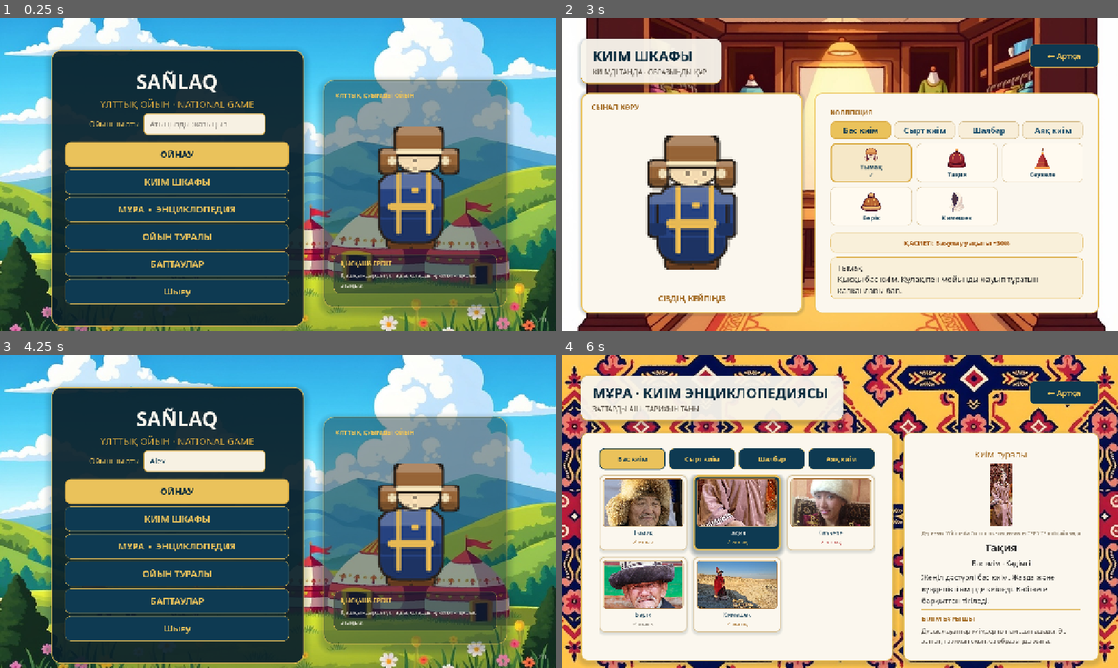
Above: before the commit, frames 1-4 (two rows, left to right).
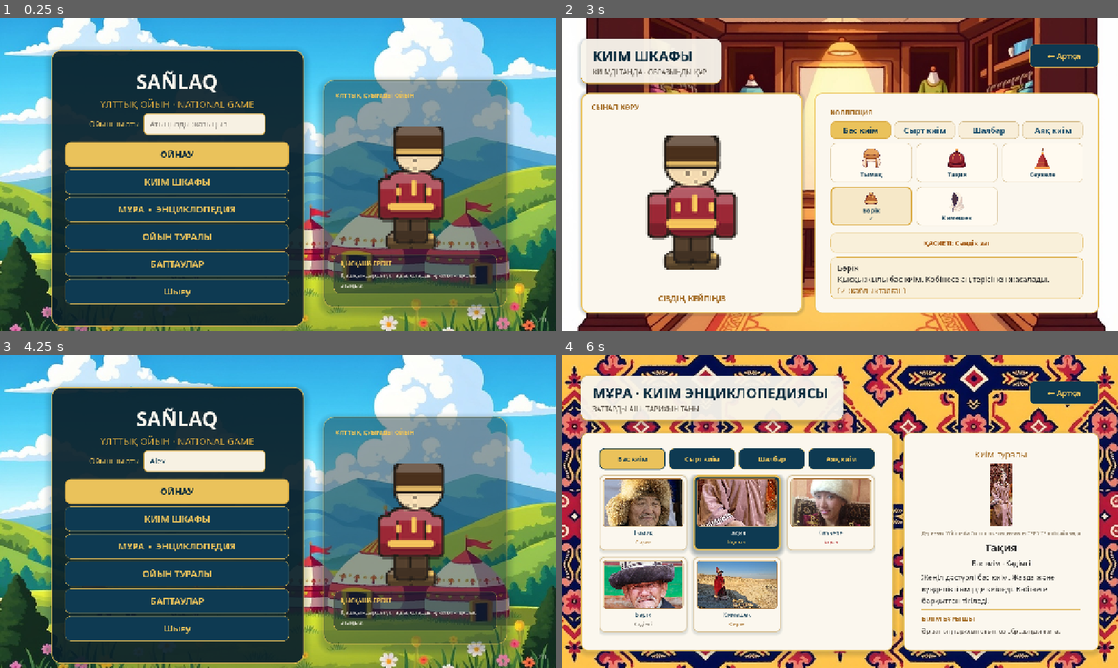
Above: after the commit, the same moments.

Repository: mmeirbek/sanlaq
Game: Godot game, scene res://scenes/ui/main_menu.tscn
Two runs of this game, one before a commit and one after it. Both use one fixed random seed, a clock stepped at 60 frames per second and the inputs below. Sound files missing from this copy of the repository are replaced by a short silence.
Inputs (mouse positions are in pixels of both pictures, inside the frame that each line leads up to):
- Up to frame 1 (0.25 s): no input
- Up to frame 2 (3 s): click (767, 124) at 0.52 s; type "Alex" at 0.6 s; click "ОЙНАУ" at 1.25 s; click "← Артқа" at 2 s; click "КИІМ ШКАФЫ" at 2.75 s
- Up to frame 3 (4.25 s): click "← Артқа" at 3.5 s
- Up to frame 4 (6 s): click "МҰРА · ЭНЦИКЛОПЕДИЯ" at 4.25 s; click (645, 511) at 5.02 s; click (734, 511) at 5.77 s

The runs differ from the first frame. In frame 1, 3.5% of the frame differs, in the area x 68-83%, y 34-72%; in frame 2, 8.9%, in the area x 15-88%, y 37-88%; in frame 3, 3.5%; in frame 4, 4.3%.

Commit message:
Убрать систему разблокировки одежды: вся одежда открыта
Решение команды — вся одежда доступна сразу. Фактически так уже было:
_unlock_all_clothing() открывал всё при каждом запуске, и интерфейс
«закрытых» предметов был недостижим. Теперь нет и самой системы:

- SaveManager: без unlocked_clothing/is_unlocked/unlock_item и
  _unlock_defaults/_equip_defaults. Стартовый образ задан явно
  (STARTER_OUTFIT: бөрік, камзол, шалбар, кебіс) — раньше он зависел от
  порядка файлов в папке, а он разный на Windows, Linux и в Web-сборке;
- MatchManager: без item_unlocked и записи «открыто» после ответа;
- энциклопедия и шкаф: без серых/закрытых карточек; вместо «✓ ашық»
  на карточке подписана редкость;
- ClothingItem и data/clothing: без unlock_by_default/unlock_condition;
- тексты (kk/en): удалены 6 строк про разблокировку, в правилах
  Соқыртеке и подсказке энциклопедии убрано «одежда открывается».

Озвучку правил Соқыртеке (assets/audio/voice/*/sokyroteke_03.wav)
нужно перегенерировать на macOS: tools/generate_voice_lines.py.

Co-Authored-By: Claude Opus 5.5 <noreply@anthropic.com>

Diff:
--- a/assets/i18n/ui_strings.csv
+++ b/assets/i18n/ui_strings.csv
@@ -20,7 +20,7 @@
 ДЫБЫС ПЕН ОЙЫНШЫ ПРОФИЛІ,ДЫБЫС ПЕН ОЙЫНШЫ ПРОФИЛІ,SOUND & PLAYER PROFILE
 ДЫБЫС ӘСЕРЛЕРІ,ДЫБЫС ӘСЕРЛЕРІ,SOUND EFFECTS
 Дереккөз: Wikimedia Commons,Дереккөз: Wikimedia Commons,Source: Wikimedia Commons
-"Дұрыс жауаптар киімдер топтамасын ашады. Әр заттың тарихын оқып, өз образыңды жина.","Дұрыс жауаптар киімдер топтамасын ашады. Әр заттың тарихын оқып, өз образыңды жина.",Correct answers unlock the clothing collection. Read each item's history and build your own look.
+"Әр заттың тарихын оқып, өз образыңды жина.","Әр заттың тарихын оқып, өз образыңды жина.",Read each item's history and build your own look.
 ЗАТТАРДЫ АШ · ТАРИХЫН ТАНЫ,ЗАТТАРДЫ АШ · ТАРИХЫН ТАНЫ,UNLOCK ITEMS · LEARN THEIR HISTORY
 КИІМ ШКАФЫ,КИІМ ШКАФЫ,WARDROBE
 КИІМДІ ТАҢДА · ОБРАЗЫҢДЫ ҚҰР,КИІМДІ ТАҢДА · ОБРАЗЫҢДЫ ҚҰР,CHOOSE CLOTHING · BUILD YOUR LOOK
@@ -77,19 +77,11 @@
 Ойыннан шығасыз ба?,Ойыннан шығасыз ба?,Exit the game?
 Аяқ киім,Аяқ киім,Footwear
 Аңыз,Аңыз,Legendary
-"Бұл киім әлі ашылған жоқ. Дұрыс жауап беріп, квизде ашыңыз.","Бұл киім әлі ашылған жоқ. Дұрыс жауап беріп, квизде ашыңыз.",This clothing item hasn't been unlocked yet. Answer correctly in the quiz to unlock it.
 Дереккөз: Wikimedia Commons · лицензиясы CREDITS.md файлында,Дереккөз: Wikimedia Commons · лицензиясы CREDITS.md файлында,Source: Wikimedia Commons · license in CREDITS.md
-Жабық киім,Жабық киім,Locked item
 Кәдімгі,Кәдімгі,Common
 Сирек,Сирек,Rare
 Сырт киім,Сырт киім,Outerwear
 Шалбар,Шалбар,Pants
-жабық · квизде аш,жабық · квизде аш,locked · unlock in quiz
-✓ ашық,✓ ашық,✓ unlocked
-"%s
-🔒 Жабық","%s
-🔒 Жабық","%s
-🔒 Locked"
 [color=#a36b24](✓ жабдықталған)[/color],[color=#a36b24](✓ жабдықталған)[/color],[color=#a36b24](✓ equipped)[/color]
 Баяулау уақыты −30%,Баяулау уақыты −30%,Slow duration −30%
 Киім санатын ашу · Open category,Киім санатын ашу · Open category,Open clothing category
@@ -110,7 +102,6 @@
 «%s» қателесті — қашып кеттіңіз!,«%s» қателесті — қашып кеттіңіз!,«%s» guessed wrong — you got away!
 «%s» ұсталды!,«%s» ұсталды!,«%s» was caught!
 «%s» — Соқыртеке! Қашыңыз!,«%s» — Соқыртеке! Қашыңыз!,«%s» is the Sokyroteke! Run!
-Ашылды: %s!,Ашылды: %s!,Unlocked: %s!
 ЖЕҢІС: Соқыртеке!,ЖЕҢІС: Соқыртеке!,VICTORY: Sokyroteke!
 ЖЕҢІС: Қашушылар!,ЖЕҢІС: Қашушылар!,VICTORY: Runners!
 МАҚСАТ: %.0f СЕКУНД АМАН ҚАЛ,МАҚСАТ: %.0f СЕКУНД АМАН ҚАЛ,OBJECTIVE: SURVIVE %.0f SECONDS
@@ -230,7 +221,7 @@
 Дыбыстық сүйемелдеу,Дыбыстық сүйемелдеу,Play narration
 "Соқыртекенің көзі байлаулы: жарық шеңберінен тыс қашушыларды көрмейді, тек дыбысты естиді.","Соқыртекенің көзі байлаулы: жарық шеңберінен тыс қашушыларды көрмейді, тек дыбысты естиді.",The blind goat's eyes are covered: it cannot see runners outside the ring of light and only hears them.
 Қашушыны қуып жетіп ұстаңыз. Ұстаған сәтте оның үстіндегі киімді суреттен тану керек.,Қашушыны қуып жетіп ұстаңыз. Ұстаған сәтте оның үстіндегі киімді суреттен тану керек.,Chase a runner down and tag them. At the moment of the tag you must identify the clothing they are wearing from a picture.
-"Дұрыс жауап — ойыншы ойыннан шығады, ал сол киім гардеробтан ашылады. Қате жауап — бес секунд баяулау.","Дұрыс жауап — ойыншы ойыннан шығады, ал сол киім гардеробтан ашылады. Қате жауап — бес секунд баяулау.",A correct answer knocks that player out and unlocks the item in your wardrobe. A wrong answer slows you down for five seconds.
+Дұрыс жауап — ойыншы ойыннан шығады. Қате жауап — бес секунд баяулау.,Дұрыс жауап — ойыншы ойыннан шығады. Қате жауап — бес секунд баяулау.,A correct answer knocks that player out. A wrong answer slows you down for five seconds.
 "Су бәрін баяулатады, киіз үй ішіне кіріп жасырынуға болады. Тоқсан секунд ішінде бәрін ұстаңыз.","Су бәрін баяулатады, киіз үй ішіне кіріп жасырынуға болады. Тоқсан секунд ішінде бәрін ұстаңыз.","Water slows everyone down, and you can hide inside a yurt. Catch them all within ninety seconds."
 "Ұлттық киім атауларын танып, есте сақтауға үйретеді.","Ұлттық киім атауларын танып, есте сақтауға үйретеді.",Teaches you to recognise and remember the names of traditional clothing.
 Кеңістікте бағдарлау мен жылдам шешім қабылдауды жаттықтырады.,Кеңістікте бағдарлау мен жылдам шешім қабылдауды жаттықтырады.,Trains spatial awareness and fast decision-making.
--- a/autoload/save_manager.gd
+++ b/autoload/save_manager.gd
@@ -1,9 +1,16 @@
 extends Node
 
 const SAVE_PATH := "user://save_data.json"
+## Образ нового игрока. Если такого предмета нет в data/clothing, слот получает
+## первый предмет из реестра.
+const STARTER_OUTFIT := {
+	ClothingItem.SlotType.HEAD: "head_borik_01",
+	ClothingItem.SlotType.TORSO: "torso_kamzol_01",
+	ClothingItem.SlotType.PANTS: "pants_shalbar_01",
+	ClothingItem.SlotType.SHOES: "shoes_kebis_01",
+}
 
 var nickname: String = ""
-var unlocked_clothing: Array[String] = []
 var equipped: Dictionary = {}
 var cloth_pool: Array[String] = []
 var settings: Dictionary = {}
@@ -13,7 +20,6 @@
 	# Тесты идут на чистом профиле, как в CI, и не портят сохранение игрока.
 	if not RunContext.is_headless():
 		_load_from_disk()
-	_unlock_all_clothing()
 	_ensure_equipped_outfit()
 
 func get_equipped(slot_type: ClothingItem.SlotType) -> String:
@@ -23,35 +29,17 @@
 	equipped[slot_type] = item_id
 	_save_to_disk()
 
-func is_unlocked(item_id: String) -> bool:
-	return item_id in unlocked_clothing
-
 func is_equipped(item_id: String) -> bool:
 	for slot in equipped.values():
 		if slot == item_id:
 			return true
 	return false
 
-func unlock_item(item_id: String) -> void:
-	if not is_unlocked(item_id):
-		unlocked_clothing.append(item_id)
-		_save_to_disk()
-
 func get_random_pool_item(slot_type: ClothingItem.SlotType) -> ClothingItem:
 	var items := AssetRegistry.get_clothing(slot_type)
 	if items.is_empty():
 		return null
-	var unlocked: Array[ClothingItem] = []
-	for item in items:
-		if is_unlocked(item.id):
-			unlocked.append(item)
-	if unlocked.is_empty():
-		for item in items:
-			if item.unlock_by_default:
-				unlocked.append(item)
-		if unlocked.is_empty():
-			return null
-	return unlocked[randi() % unlocked.size()]
+	return items[randi() % items.size()]
 
 func equip_random_outfit() -> void:
 	for slot in [ClothingItem.SlotType.HEAD, ClothingItem.SlotType.TORSO, ClothingItem.SlotType.PANTS, ClothingItem.SlotType.SHOES]:
@@ -71,7 +59,6 @@
 		return
 	var data := {
 		nickname = nickname,
-		unlocked_clothing = unlocked_clothing,
 		equipped = _dict_to_string_keys(equipped),
 		cloth_pool = cloth_pool,
 		settings = settings,
@@ -84,8 +71,6 @@
 
 func _load_from_disk() -> void:
 	if not FileAccess.file_exists(SAVE_PATH):
-		_unlock_defaults()
-		_equip_defaults()
 		return
 
 	var file := FileAccess.open(SAVE_PATH, FileAccess.READ)
@@ -98,60 +83,36 @@
 
 	if err != OK:
 		push_warning("SaveManager: corrupted save, resetting")
-		_unlock_defaults()
-		_equip_defaults()
 		return
 
 	var data: Variant = json.get_data()
 	if not data is Dictionary:
-		_unlock_defaults()
-		_equip_defaults()
 		return
 
 	nickname = data.get("nickname", "")
-	unlocked_clothing = _array_string(data.get("unlocked_clothing"))
 	equipped = _dict_int_keys(data.get("equipped", {}))
 	cloth_pool = _array_string(data.get("cloth_pool", []))
 	settings = data.get("settings", {})
 	career = data.get("career", career)
 
-	if unlocked_clothing.is_empty():
-		_unlock_defaults()
-	if equipped.is_empty():
-		_equip_defaults()
-
-func _unlock_defaults() -> void:
-	for item in AssetRegistry.clothing_items:
-		if item.unlock_by_default:
-			if not is_unlocked(item.id):
-				unlocked_clothing.append(item.id)
-
-func _unlock_all_clothing() -> void:
-	var changed := false
-	for item in AssetRegistry.clothing_items:
-		if not is_unlocked(item.id):
-			unlocked_clothing.append(item.id)
-			changed = true
-	if changed:
-		_save_to_disk()
-
+## Заполняет пустые слоты и слоты с удалёнными предметами стартовым образом.
 func _ensure_equipped_outfit() -> void:
 	var changed := false
 	for slot in ClothingItem.SlotType.values():
 		var equipped_id: String = equipped.get(slot, "")
-		if AssetRegistry.get_clothing_by_id(equipped_id) == null:
-			var items := AssetRegistry.get_clothing(slot as ClothingItem.SlotType)
-			if not items.is_empty():
-				equipped[slot] = items[0].id
-				changed = true
+		if AssetRegistry.get_clothing_by_id(equipped_id) != null:
+			continue
+		var starter: String = STARTER_OUTFIT.get(slot, "")
+		if AssetRegistry.get_clothing_by_id(starter) != null:
+			equipped[slot] = starter
+			changed = true
+			continue
+		var items := AssetRegistry.get_clothing(slot as ClothingItem.SlotType)
+		if not items.is_empty():
+			equipped[slot] = items[0].id
+			changed = true
 	if changed:
 		_save_to_disk()
-
-func _equip_defaults() -> void:
-	if equipped.is_empty():
-		for item in AssetRegistry.clothing_items:
-			if item.unlock_by_default and not equipped.has(item.slot_type):
-				set_equipped(item.slot_type, item.id)
 
 func _array_string(arr) -> Array[String]:
 	var out: Array[String] = []
@@ -192,12 +153,10 @@
 	return career.duplicate()
 
 func reset_all() -> void:
-	unlocked_clothing.clear()
 	equipped.clear()
 	cloth_pool.clear()
 	nickname = ""
 	settings.clear()
 	career = {"wins": 0, "streak": 0, "best_streak": 0, "knowledge": 0}
-	_unlock_all_clothing()
-	_equip_defaults()
+	_ensure_equipped_outfit()
 	_save_to_disk()
--- a/data/briefings/brief_sokyroteke.tres
+++ b/data/briefings/brief_sokyroteke.tres
@@ -10,7 +10,7 @@
 how_to_play = Array[String]([
 "Соқыртекенің көзі байлаулы: жарық шеңберінен тыс қашушыларды көрмейді, тек дыбысты естиді.",
 "Қашушыны қуып жетіп ұстаңыз. Ұстаған сәтте оның үстіндегі киімді суреттен тану керек.",
-"Дұрыс жауап — ойыншы ойыннан шығады, ал сол киім гардеробтан ашылады. Қате жауап — бес секунд баяулау.",
+"Дұрыс жауап — ойыншы ойыннан шығады. Қате жауап — бес секунд баяулау.",
 "Су бәрін баяулатады, киіз үй ішіне кіріп жасырынуға болады. Тоқсан секунд ішінде бәрін ұстаңыз."
 ])
 skills = Array[String]([
--- a/data/clothing/head_borik_01.tres
+++ b/data/clothing/head_borik_01.tres
@@ -12,7 +12,6 @@
 desc_en = "Warm winter hat. Often made of fur."
 color = Color(0.25, 0.2, 0.1, 1)
 rarity = 0
-unlock_by_default = true
 wrong_answers_kz = Array[String](["Тақия", "Тымақ", "Кимешек"])
 wrong_answers_en = Array[String](["Takiya", "Tymaq", "Kimeshek"])
 texture_path = "res://assets/character/head/head_borik_01.png"
--- a/data/clothing/head_kimeshek_01.tres
+++ b/data/clothing/head_kimeshek_01.tres
@@ -12,7 +12,6 @@
 desc_en = "White fabric headdress of married women. Covers head and neck."
 color = Color(0.9, 0.9, 0.9, 1)
 rarity = 1
-unlock_by_default = false
 wrong_answers_kz = Array[String](["Сәукеле", "Тақия", "Бөрік"])
 wrong_answers_en = Array[String](["Saukele", "Takiya", "Borik"])
 texture_path = "res://assets/character/head/head_kimeshek_01.png"
--- a/data/clothing/head_saukele_01.tres
+++ b/data/clothing/head_saukele_01.tres
@@ -12,7 +12,6 @@
 desc_en = "Tall cone-shaped bridal headdress. Decorated with gold and silver ornaments."
 color = Color(0.9, 0.15, 0.2, 1)
 rarity = 2
-unlock_by_default = false
 wrong_answers_kz = Array[String](["Тақия", "Кимешек", "Тымақ"])
 wrong_answers_en = Array[String](["Takiya", "Kimeshek", "Tymaq"])
 texture_path = "res://assets/character/head/head_saukele_01.png"
--- a/data/clothing/head_takiya_01.tres
+++ b/data/clothing/head_takiya_01.tres
@@ -12,7 +12,6 @@
 desc_en = "Light traditional skullcap. Worn in summer and daily life. Often made of velvet."
 color = Color(0.6, 0.15, 0.15, 1)
 rarity = 0
-unlock_by_default = true
 wrong_answers_kz = Array[String](["Тымақ", "Сәукеле", "Бөрік"])
 wrong_answers_en = Array[String](["Tymaq", "Saukele", "Borik"])
 texture_path = "res://assets/character/head/head_takiya_01.png"
--- a/data/clothing/head_tymaq_01.tres
+++ b/data/clothing/head_tymaq_01.tres
@@ -12,7 +12,6 @@
 desc_en = "Winter hat with flaps covering ears and neck."
 color = Color(0.5, 0.35, 0.2, 1)
 rarity = 1
-unlock_by_default = true
 wrong_answers_kz = Array[String](["Тақия", "Бөрік", "Сәукеле"])
 wrong_answers_en = Array[String](["Takiya", "Borik", "Saukele"])
 texture_path = "res://assets/character/head/head_tymaq_01.png"
--- a/data/clothing/pants_shalbar_01.tres
+++ b/data/clothing/pants_shalbar_01.tres
@@ -12,7 +12,6 @@
 desc_en = "Traditional Kazakh pants. Wide, comfortable cut."
 color = Color(0.25, 0.2, 0.15, 1)
 rarity = 0
-unlock_by_default = true
 wrong_answers_kz = Array[String](["Мәсі", "Шапан", "Кебіс"])
 wrong_answers_en = Array[String](["Masi", "Shapan", "Kebis"])
 texture_path = "res://assets/character/pants/pants_shalbar_01.png"
--- a/data/clothing/pants_shalbar_decorated_01.tres
+++ b/data/clothing/pants_shalbar_decorated_01.tres
@@ -12,7 +12,6 @@
 desc_en = "Traditional pants decorated with ornaments. Festive attire."
 color = Color(0.55, 0.1, 0.1, 1)
 rarity = 1
-unlock_by_default = false
 wrong_answers_kz = Array[String](["Шалбар", "Мәсі", "Көйлек"])
 wrong_answers_en = Array[String](["Shalbar", "Masi", "Koylek"])
 texture_path = "res://assets/character/pants/pants_shalbar_decorated_01.png"
--- a/data/clothing/shoes_kebis_01.tres
+++ b/data/clothing/shoes_kebis_01.tres
@@ -12,7 +12,6 @@
 desc_en = "Thick-soled overshoes worn over masi. Designed for outdoors."
 color = Color(0.3, 0.25, 0.15, 1)
 rarity = 1
-unlock_by_default = true
 wrong_answers_kz = Array[String](["Мәсі", "Саптама етік", "Тымақ"])
 wrong_answers_en = Array[String](["Masi", "Saptama Etik", "Tymaq"])
 texture_path = "res://assets/character/shoes/shoes_kebis_01.png"
--- a/data/clothing/shoes_masi_01.tres
+++ b/data/clothing/shoes_masi_01.tres
@@ -12,7 +12,6 @@
 desc_en = "Light soft leather footwear. Worn indoors and outdoors."
 color = Color(0.3, 0.15, 0.05, 1)
 rarity = 0
-unlock_by_default = true
 wrong_answers_kz = Array[String](["Кебіс", "Саптама етік", "Шапан"])
 wrong_answers_en = Array[String](["Kebis", "Saptama Etik", "Shapan"])
 texture_path = "res://assets/character/shoes/shoes_masi_01.png"
--- a/data/clothing/shoes_saptama_etik_01.tres
+++ b/data/clothing/shoes_saptama_etik_01.tres
@@ -12,7 +12,6 @@
 desc_en = "Tall elongated leather boots. Worn in winter and horseback riding."
 color = Color(0.1, 0.1, 0.1, 1)
 rarity = 1
-unlock_by_default = false
 wrong_answers_kz = Array[String](["Мәсі", "Кебіс", "Шалбар"])
 wrong_answers_en = Array[String](["Masi", "Kebis", "Shalbar"])
 texture_path = "res://assets/character/shoes/shoes_saptama_etik_01.png"
--- a/data/clothing/torso_kamzol_01.tres
+++ b/data/clothing/torso_kamzol_01.tres
@@ -12,7 +12,6 @@
 desc_en = "Light sleeveless outerwear. Often worn by women. Decorated with ornaments."
 color = Color(0.7, 0.1, 0.1, 1)
 rarity = 1
-unlock_by_default = true
 wrong_answers_kz = Array[String](["Шапан", "Көйлек", "Тымақ"])
 wrong_answers_en = Array[String](["Shapan", "Koylek", "Tymaq"])
 texture_path = "res://assets/character/torso/torso_kamzol_01.png"
--- a/data/clothing/torso_koylek_01.tres
+++ b/data/clothing/torso_koylek_01.tres
@@ -12,7 +12,6 @@
 desc_en = "Traditional long dress. With long sleeves, wide cut."
 color = Color(0.2, 0.6, 0.3, 1)
 rarity = 0
-unlock_by_default = true
 wrong_answers_kz = Array[String](["Шапан", "Камзол", "Шалбар"])
 wrong_answers_en = Array[String](["Shapan", "Kamzol", "Shalbar"])
 texture_path = "res://assets/character/torso/torso_koylek_01.png"
--- a/data/clothing/torso_shapan_01.tres
+++ b/data/clothing/torso_shapan_01.tres
@@ -12,7 +12,6 @@
 desc_en = "Traditional Kazakh outer garment. A wide long robe. Given as a gift to honored guests."
 color = Color(0.15, 0.3, 0.55, 1)
 rarity = 0
-unlock_by_default = true
 wrong_answers_kz = Array[String](["Камзол", "Көйлек", "Саптама етік"])
 wrong_answers_en = Array[String](["Kamzol", "Koylek", "Saptama Etik"])
 texture_path = "res://assets/character/torso/torso_shapan_01.png"
--- a/scenes/ui/codex.gd
+++ b/scenes/ui/codex.gd
@@ -7,7 +7,6 @@
 	2: SanlaqDesignTokens.RED_ACCENT,
 }
 const SLOT_NAMES := {0: "Бас киім", 1: "Сырт киім", 2: "Шалбар", 3: "Аяқ киім"}
-const LOCKED_COLOR := Color("857d70")
 ## Спокойная рамка обычной карточки. Редкость раньше красила рамку целиком, и
 ## редкие предметы выглядели как выбранные — отличить настоящий выбор было
 ## невозможно. Теперь редкость живёт только в подписи и в метке-точке.
@@ -63,20 +62,13 @@
 	_cards.clear()
 	_selected_id = ""
 
-	var first_item: ClothingItem = null
-	var first_unlocked: ClothingItem = null
-	for item in AssetRegistry.get_clothing(_current_slot):
+	var items := AssetRegistry.get_clothing(_current_slot)
+	for item in items:
 		_grid.add_child(_make_card(item))
-		if first_item == null:
-			first_item = item
-		if first_unlocked == null and SaveManager.is_unlocked(item.id):
-			first_unlocked = item
 	for item_id in _cards:
 		_refresh_card(item_id)
-	if first_unlocked:
-		_select(first_unlocked)
-	elif first_item:
-		_select(first_item)
+	if not items.is_empty():
+		_select(items[0])
 
 func _make_card(item: ClothingItem) -> Control:
 	var card := Control.new()
@@ -89,11 +81,7 @@
 	panel.mouse_filter = Control.MOUSE_FILTER_IGNORE
 	card.add_child(panel)
 
-	var unlocked := SaveManager.is_unlocked(item.id)
-	var rarity_col: Color = RARITY_COLORS.get(item.rarity, LOCKED_COLOR)
-	if not unlocked:
-		rarity_col = LOCKED_COLOR
-
+	var rarity_col: Color = RARITY_COLORS.get(item.rarity, RARITY_COLORS[ClothingItem.Rarity.COMMON])
 	panel.add_theme_stylebox_override("panel", _card_style())
 
 	var box := VBoxContainer.new()
@@ -118,29 +106,26 @@
 	tex.texture = _photo_for(item)
 	if tex.texture == null and not item.icon_path.is_empty():
 		tex.texture = load(item.icon_path) as Texture2D
-	if not unlocked:
-		tex.modulate = Color(0.32, 0.32, 0.32, 0.85)
 	photo_frame.add_child(tex)
 	box.add_child(photo_frame)
 
 	var name_lbl := Label.new()
 	name_lbl.horizontal_alignment = HORIZONTAL_ALIGNMENT_CENTER
 	name_lbl.add_theme_font_size_override("font_size", 14)
-	name_lbl.text = item.get_name_for_lang(GameSettings.get_lang_code()) if unlocked else "???"
+	name_lbl.text = item.get_name_for_lang(GameSettings.get_lang_code())
 	box.add_child(name_lbl)
 
-	var status := Label.new()
-	status.horizontal_alignment = HORIZONTAL_ALIGNMENT_CENTER
-	status.add_theme_font_size_override("font_size", 12)
-	status.text = "✓ ашық" if unlocked else "жабық · квизде аш"
-	box.add_child(status)
+	var rarity_lbl := Label.new()
+	rarity_lbl.horizontal_alignment = HORIZONTAL_ALIGNMENT_CENTER
+	rarity_lbl.add_theme_font_size_override("font_size", 12)
+	rarity_lbl.text = RARITY_NAMES.get(item.rarity, "")
+	box.add_child(rarity_lbl)
 
 	_cards[item.id] = {
 		"panel": panel,
 		"name": name_lbl,
-		"status": status,
+		"rarity_label": rarity_lbl,
 		"rarity": rarity_col,
-		"unlocked": unlocked,
 	}
 
 	panel.add_child(box)
@@ -187,21 +172,17 @@
 	if parts.is_empty():
 		return
 	var selected := item_id == _selected_id
-	var unlocked: bool = parts["unlocked"]
 	(parts["panel"] as PanelContainer).add_theme_stylebox_override(
 		"panel", _card_style(selected, hovered))
 
 	var name_lbl: Label = parts["name"]
-	var status: Label = parts["status"]
+	var rarity_lbl: Label = parts["rarity_label"]
 	if selected:
 		name_lbl.add_theme_color_override("font_color", SanlaqDesignTokens.CREAM_LIGHT)
-		status.add_theme_color_override("font_color", SanlaqDesignTokens.GOLD)
-	elif unlocked:
+		rarity_lbl.add_theme_color_override("font_color", SanlaqDesignTokens.GOLD)
+	else:
 		name_lbl.add_theme_color_override("font_color", SanlaqDesignTokens.NAVY)
-		status.add_theme_color_override("font_color", parts["rarity"])
-	else:
-		name_lbl.add_theme_color_override("font_color", Color(0.42, 0.40, 0.36, 1))
-		status.add_theme_color_override("font_color", Color(0.42, 0.40, 0.36, 1))
+		rarity_lbl.add_theme_color_override("font_color", parts["rarity"])
 
 func _photo_style() -> StyleBoxFlat:
 	var style := StyleBoxFlat.new()
@@ -220,7 +201,6 @@
 	_refresh_card(item.id)
 
 	var lang := GameSettings.get_lang_code()
-	var unlocked := SaveManager.is_unlocked(item.id)
 
 	_detail_icon.texture = _photo_for(item)
 	if _detail_icon.texture == null and not item.icon_path.is_empty():
@@ -229,17 +209,12 @@
 		_detail_icon.texture = null
 	_photo_credit.text = "Дереккөз: Wikimedia Commons · лицензиясы CREDITS.md файлында"
 
-	if unlocked:
-		_detail_name.text = item.get_name_for_lang(lang)
-		_detail_meta.text = "%s · %s" % [
-			tr(SLOT_NAMES.get(item.slot_type, "?")),
-			tr(RARITY_NAMES.get(item.rarity, "?")),
-		]
-		_detail_desc.text = item.get_desc_for_lang(lang)
-	else:
-		_detail_name.text = "???"
-		_detail_meta.text = "Жабық киім"
-		_detail_desc.text = "Бұл киім әлі ашылған жоқ. Дұрыс жауап беріп, квизде ашыңыз."
+	_detail_name.text = item.get_name_for_lang(lang)
+	_detail_meta.text = "%s · %s" % [
+		tr(SLOT_NAMES.get(item.slot_type, "?")),
+		tr(RARITY_NAMES.get(item.rarity, "?")),
+	]
+	_detail_desc.text = item.get_desc_for_lang(lang)
 
 func _photo_for(item: ClothingItem) -> Texture2D:
 	var path: String = item.reference_photo_path
--- a/scenes/ui/codex.tscn
+++ b/scenes/ui/codex.tscn
@@ -178,7 +178,7 @@
 
 [node name="LoreText" type="Label" parent="Content/DetailPanel/Margin/VBox"]
 layout_mode = 2
-text = "Дұрыс жауаптар киімдер топтамасын ашады. Әр заттың тарихын оқып, өз образыңды жина."
+text = "Әр заттың тарихын оқып, өз образыңды жина."
 autowrap_mode = 2
 theme_override_colors/font_color = Color(0.28, 0.25, 0.22, 1)
 theme_override_font_sizes/font_size = 14
--- a/scenes/world/game.gd
+++ b/scenes/world/game.gd
@@ -67,7 +67,6 @@
 	match_mgr.match_ended.connect(_on_match_ended)
 	match_mgr.player_caught.connect(_on_player_caught)
 	match_mgr.player_eliminated.connect(_on_player_eliminated)
-	match_mgr.item_unlocked.connect(_on_item_unlocked)
 	match_mgr.quiz_resolved.connect(_on_quiz_resolved)
 
 	quiz_hud.answer_submitted.connect(_on_quiz_answer)
@@ -233,11 +232,6 @@
 			camera.add_shake(6.0)
 		_flash(Color(0.6, 0.05, 0.05), 0.32)
 		game_hud.show_caught_choice()
-
-func _on_item_unlocked(item: ClothingItem) -> void:
-	var lang := GameSettings.get_lang_code()
-	var name_str := item.get_name_for_lang(lang)
-	game_hud.show_message(tr("Ашылды: %s!") % name_str, 3.0)
 
 func _on_match_ended(results: Dictionary) -> void:
 	var winner: String = results.get("winner", "players")
--- a/scripts/core/clothing_item.gd
+++ b/scripts/core/clothing_item.gd
@@ -12,14 +12,12 @@
 @export_multiline var desc_en: String = ""
 @export var color: Color = Color.WHITE
 @export var rarity: Rarity = Rarity.COMMON
-@export var unlock_by_default: bool = true
 @export var wrong_answers_kz: Array[String] = []
 @export var wrong_answers_en: Array[String] = []
 @export var texture_path: String = ""
 @export var icon_path: String = ""
 @export var reference_photo_path: String = ""
 @export var price: int = 0
-@export var unlock_condition: int = 0
 
 func get_name_for_lang(lang: String) -> String:
 	match lang:
--- a/scripts/systems/match_manager.gd
+++ b/scripts/systems/match_manager.gd
@@ -10,7 +10,6 @@
 signal player_eliminated(player: Player)
 signal quiz_triggered(catcher: Player, target: Player, item: ClothingItem)
 signal quiz_resolved(catcher: Player, target: Player, correct: bool)
-signal item_unlocked(item: ClothingItem)
 signal round_ended(winner: String)
 signal match_ended(results: Dictionary)
 
@@ -32,7 +31,6 @@
 var runners_total: int = 0
 var eliminated_count: int = 0
 var catch_cooldown: float = 0.0
-var _last_quiz_item: ClothingItem
 var _last_target: Player
 var _last_winner: String = "players"
 
@@ -147,7 +145,6 @@
 	var item := target.get_random_clothing_item_for_quiz()
 	if item == null:
 		return
-	_last_quiz_item = item
 	_last_target = target
 
 	quiz_active = true
@@ -190,9 +187,6 @@
 			_last_target.eliminate()
 			eliminated_count += 1
 			player_eliminated.emit(_last_target)
-		if _last_quiz_item and not SaveManager.is_unlocked(_last_quiz_item.id):
-			SaveManager.unlock_item(_last_quiz_item.id)
-			item_unlocked.emit(_last_quiz_item)
 		if eliminated_count >= runners_total:
 			_end_round(true)
 			return
--- a/scripts/ui/wardrobe.gd
+++ b/scripts/ui/wardrobe.gd
@@ -109,11 +109,7 @@
 			if ico:
 				btn.icon = ico
 
-		var unlocked := SaveManager.is_unlocked(item.id)
-		if not unlocked:
-			btn.disabled = true
-			btn.modulate = Color(0.5, 0.5, 0.5, 1)
-		elif item.id == equipped_id:
+		if item.id == equipped_id:
 			btn.add_theme_stylebox_override("normal", _item_style(true))
 			btn.add_theme_stylebox_override("hover", _item_style(true, true))
 		else:
@@ -146,9 +142,7 @@
 	var name := item.get_name_for_lang(lang)
 	if item.id == SaveManager.get_equipped(_current_slot):
 		return "%s\n✓" % name
-	if not SaveManager.is_unlocked(item.id):
-		return tr("%s\n🔒 Жабық") % name
-	return "%s" % name
+	return name
 
 func _effect_for(item_id: String) -> String:
 	match item_id:
